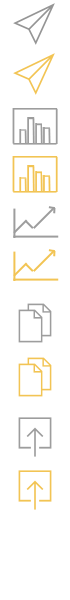
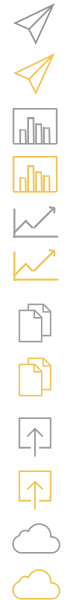
The second 70x600 image is a revision of the first. Changes to its layers:
added layer "cloud 副本" above "cloud" over [left=12, top=569, right=61, bottom=600]
added layer "cloud" above "upload 副本" over [left=12, top=523, right=61, bottom=554]
